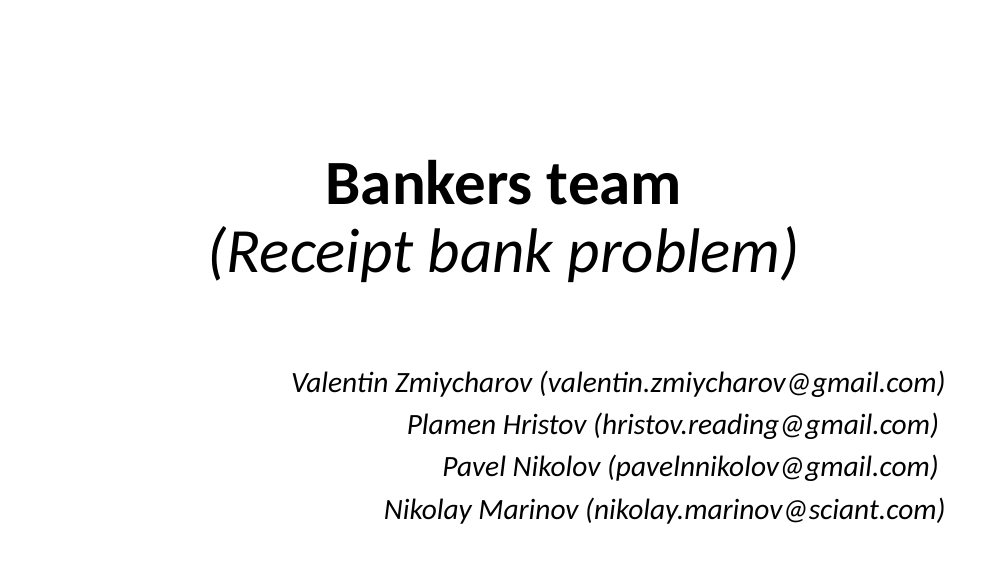
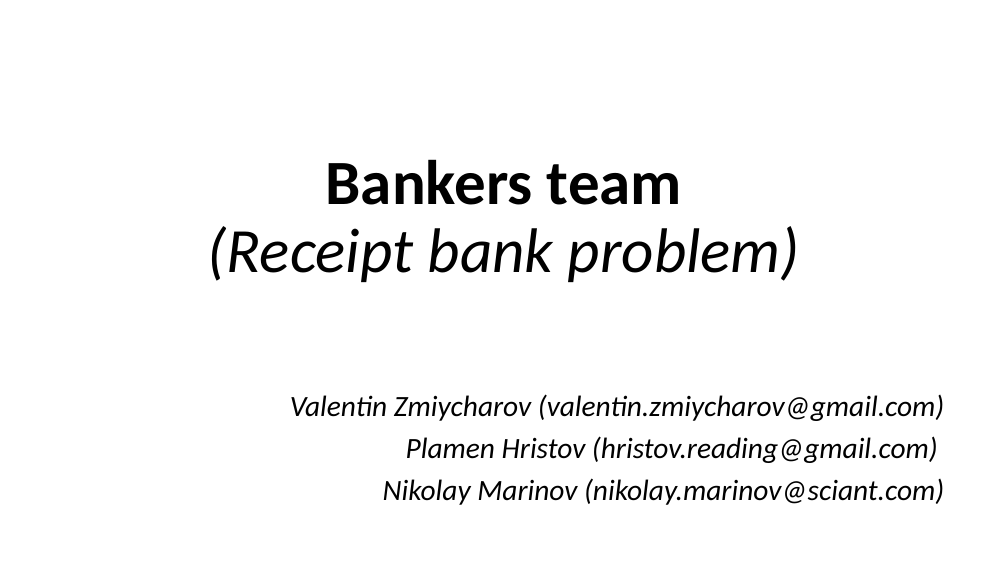
Before and after one commit to v-zmiycharov/datathon-receipt-bank, a slide deck: slide 1 of Bankers.pptx. Drawn at 1008x567 pixels with LibreOffice and Linux fonts; fonts in the diff are those of the drawing. Boxes give left, top, right and bottom in pixels: in the first picture for what was removed or moved away, otherwise in the second. Text is boxed around its words. In the diff, an @@ line names an element or a change of style, - is before the commit and + after.

```diff
--- a/Bankers.pptx
+++ b/Bankers.pptx
@@ subtitle "Valentin Zmiycharov (valentin.zmiycharov@gmail.com)": place and size @@
-subtitle "Valentin Zmiycharov (valentin.zmiycharov@gmail.com)" at [291,370,946,524]
+subtitle "Valentin Zmiycharov (valentin.zmiycharov@gmail.com)" at [290,394,945,505]
@@ subtitle at [442,454,939,481]: paragraph removed @@
-Pavel Nikolov (pavelnnikolov@gmail.com)
```
Also in this commit, not shown: 1 other slide changed, 2 slides added, 1 slide removed.
